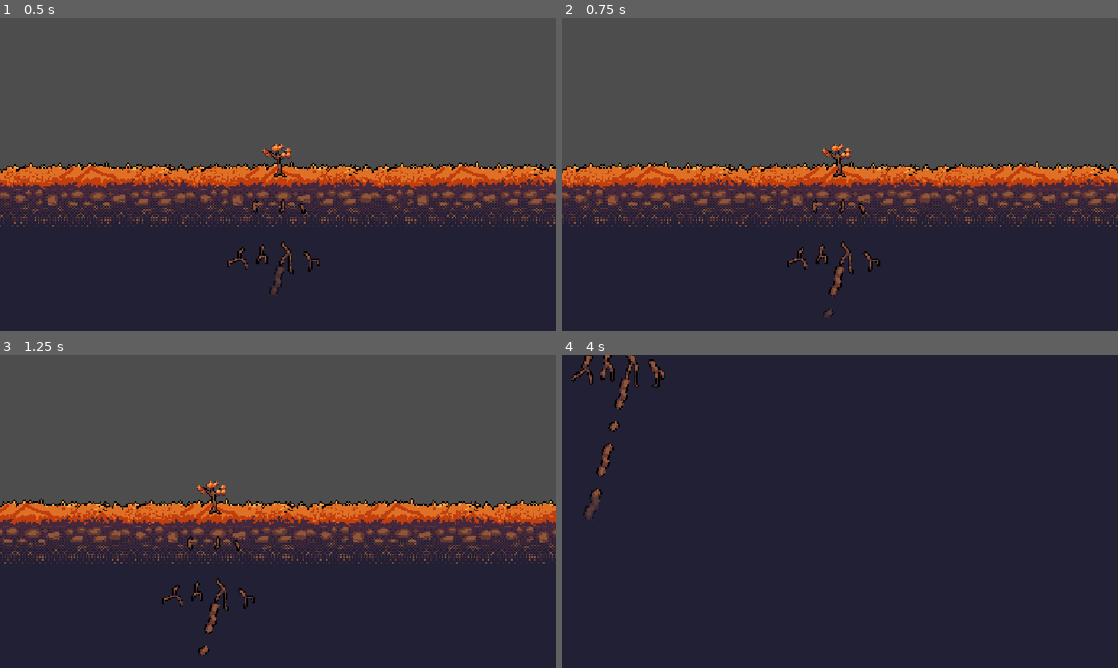
Above: before the commit, frames 1-4 (two rows, left to right).
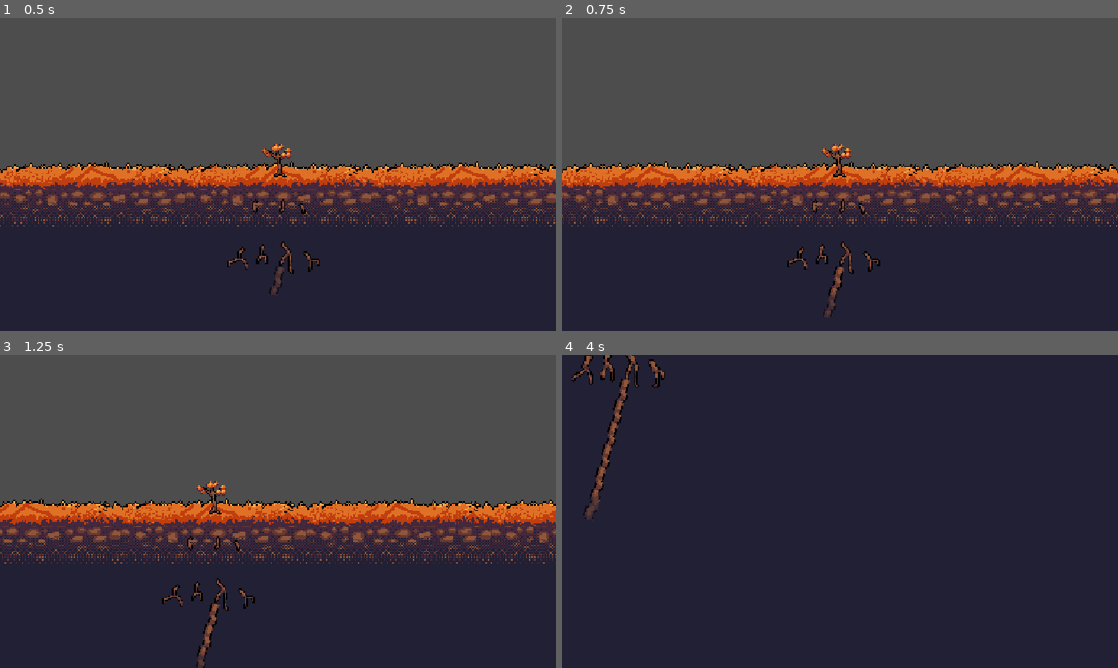
Above: after the commit, the same moments.

Repository: avycado13/cozyfall-game
Game: Godot game, scene res://scenes/main.tscn
Same seed, same stepped clock (60 frames per second), same inputs: the game is played once before the commit and once after it.
Inputs (mouse positions are in pixels of both pictures, inside the frame that each line leads up to):
- Up to frame 1 (0.5 s): no input
- Up to frame 2 (0.75 s): tap Enter (ui_accept) at 0.5 s; move the mouse to (834, 293) at 0.52 s; hold Right (right) from 0.53 s (still down); click (834, 293) at 0.6 s
- Up to frame 3 (1.25 s): keep holding Right (right); tap Enter (ui_accept) at 0.77 s
- Up to frame 4 (4 s): move the mouse to (762, 655) at 1.27 s; release Right (right) at 1.28 s; hold Down (down) 1.28-2.03 s; right-click (762, 655) at 1.35 s; click (762, 655) at 1.42 s; tap Enter (ui_accept) at 1.52, 3.02, 3.77 s; move the mouse to (639, 624) at 2.02 s; hold Right (right) 2.03-2.78 s; click (639, 624) at 2.1 s; move the mouse to (606, 455) at 2.77 s; hold Up (up) 2.78-3.53 s; right-click (606, 455) at 2.85 s; click (606, 455) at 2.92 s; move the mouse to (595, 414) at 3.52 s; hold Left (left) from 3.53 s (still down); click (595, 414) at 3.6 s

Frame 1 is identical in both runs. In frame 2, less than 0.1% of the frame differs, in the area x 47-50%, y 88-96%; in frame 3, 0.2%; in frame 4, 0.3%, in the area x 5-11%, y 16-45%.

Commit message:
i changed the roots to look better

Diff:
--- a/scripts/stick.gd
+++ b/scripts/stick.gd
@@ -2,7 +2,7 @@
 
 var placed = false
 var root1 = load("res://assets/roots/roots1.png")
-var root2 = load("res://assets/roots/roots2.png")
+var root2 = load("res://assets/roots/roots3.png")
 var root3 = load("res://assets/roots/roots3.png")
 var random_texture = 0
 var joint_pos = Vector2(0,0)
